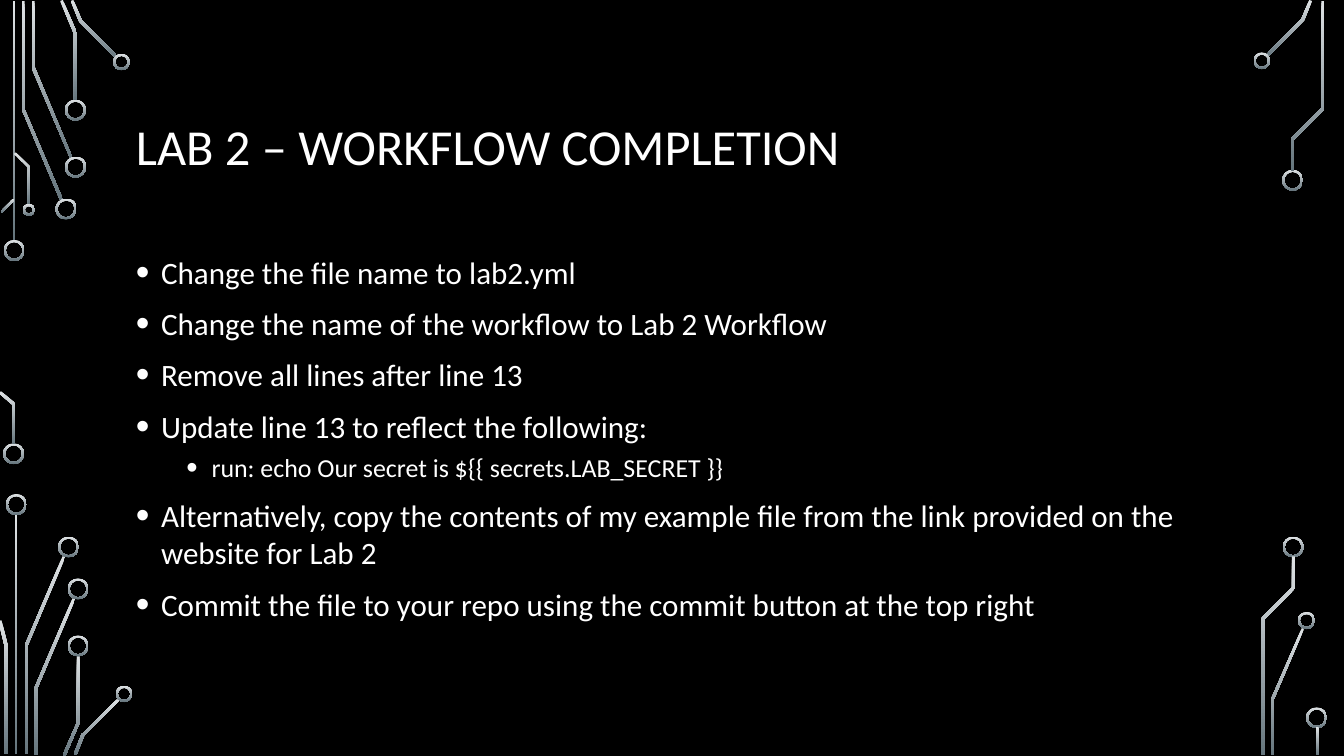
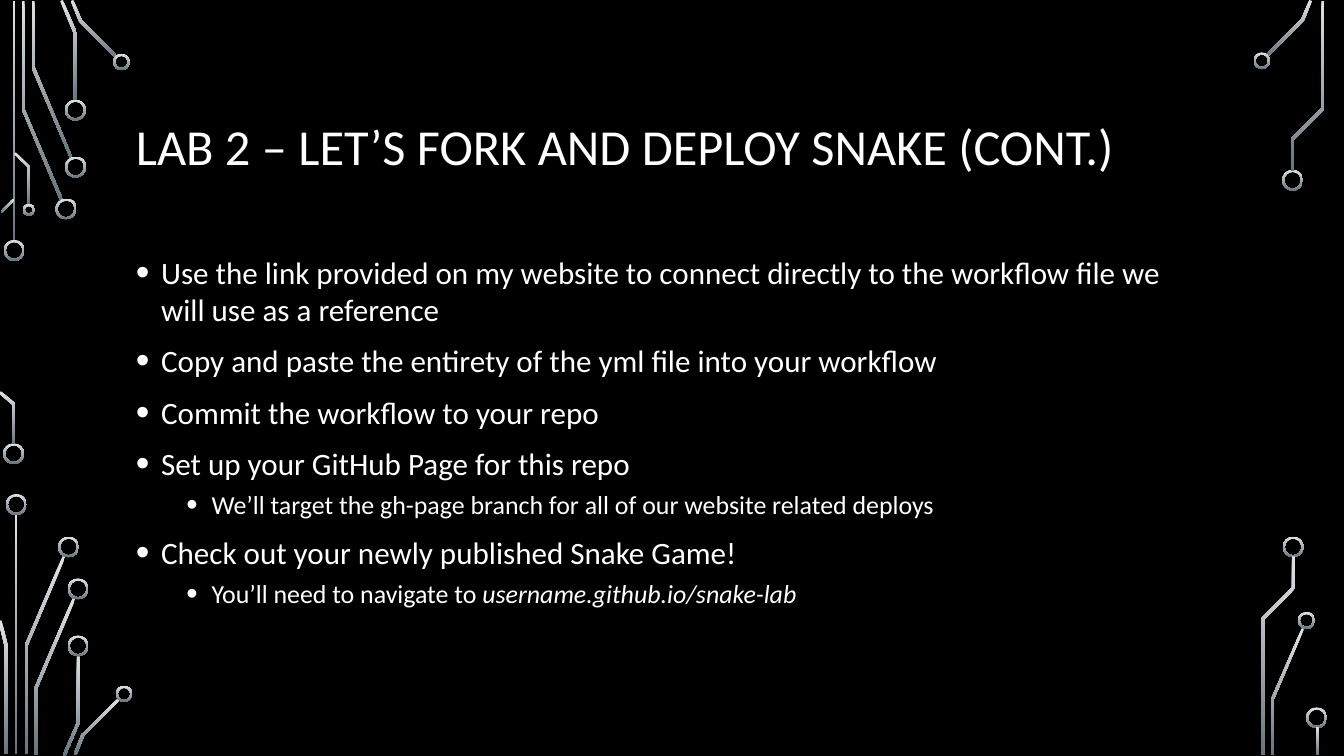
Before and after one commit to onideus/github-101-website, a slide deck: slide 26 of resources/Advanced github topics.pptx (slide 34 before the commit). Drawn at 1344x756 pixels with LibreOffice and Linux fonts; fonts in the diff are those of the drawing; background and template pictures are left out. Boxes give left, top, right and bottom in pixels: in the first picture for what was removed or moved away, otherwise in the second. Text is boxed around its words. In the diff, an @@ line names an element or a change of style, - is before the commit and + after.

```diff
--- a/resources/Advanced github topics.pptx
+++ b/resources/Advanced github topics.pptx
@@ title at (x1=136, y1=128, x2=1113, y2=172): text changed @@
-LAB 2 – WORKFLOW COMPLETION
+LAB 2 – LET’S FORK AND DEPLOY SNAKE (CONT.)
@@ text at (x1=161, y1=262, x2=1159, y2=608): text changed @@
-• Change the file name to lab2.yml
-• Change the name of the workflow to Lab 2 Workflow
-• Remove all lines after line 13
-• Update line 13 to reflect the following:
-  • run: echo Our secret is ${{ secrets.LAB_SECRET }}
-• Alternatively, copy the contents of my example file from the link provided on the website for Lab 2
-• Commit the file to your repo using the commit button at the top right
+• Use the link provided on my website to connect directly to the workflow file we will use as a reference
+• Copy and paste the entirety of the yml file into your workflow
+• Commit the workflow to your repo
+• Set up your GitHub Page for this repo
+  • We’ll target the gh-page branch for all of our website related deploys
+• Check out your newly published Snake Game!
+  • You’ll need to navigate to username.github.io/snake-lab
```
Also in this commit, not shown: 7 other slides changed, 8 slides removed, 1 other file.
